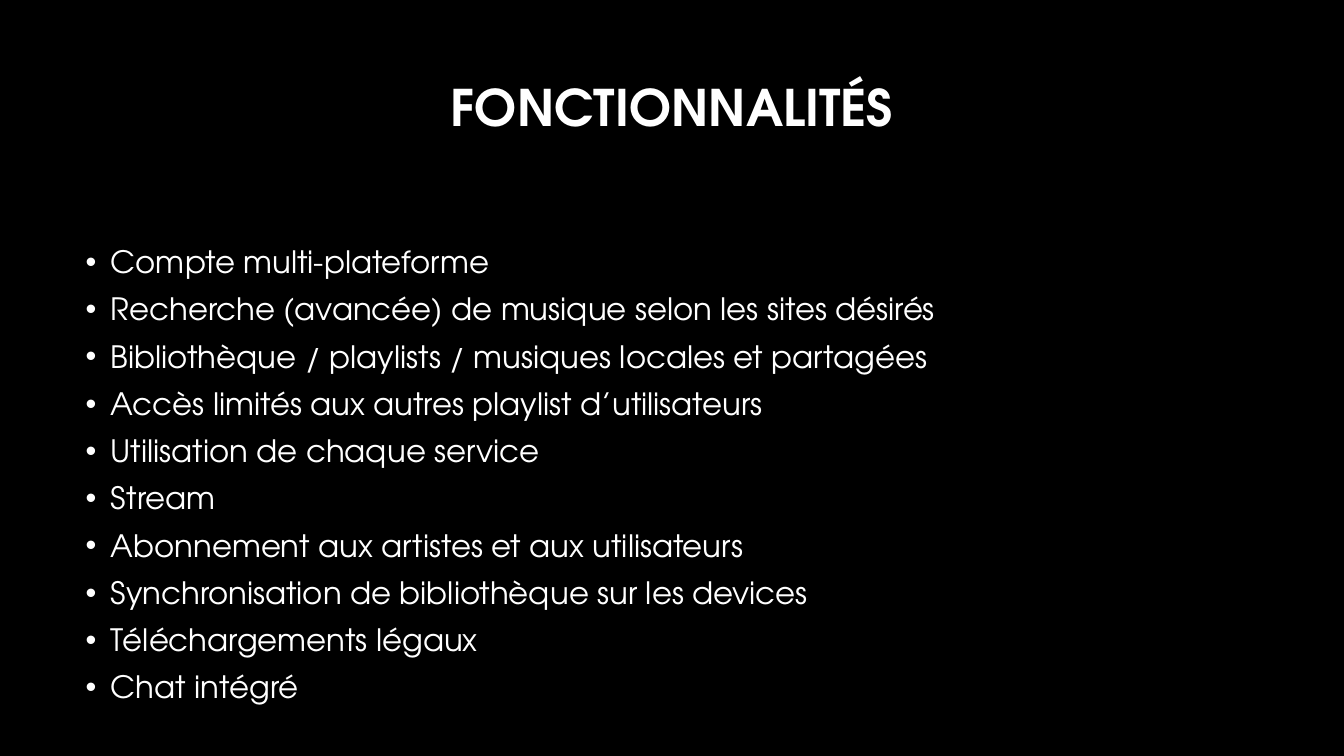
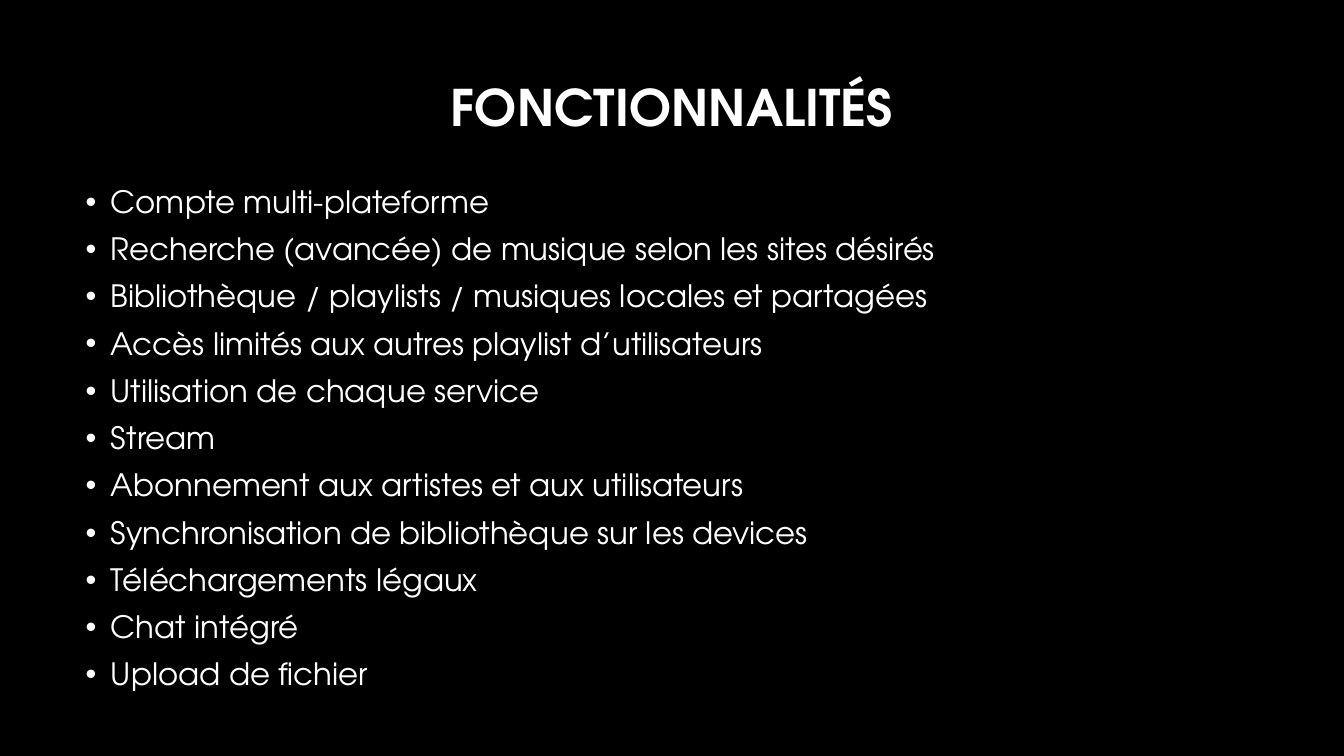
Before and after one commit to mistrale/everywhere, a slide deck: slide 3 of Presentation.odp. Drawn at 1344x756 pixels with LibreOffice and Linux fonts; fonts in the diff are those of the drawing; background and template pictures are left out. Boxes give left, top, right and bottom in pixels: in the first picture for what was removed or moved away, otherwise in the second. Text is boxed around its words. In the diff, an @@ line names an element or a change of style, - is before the commit and + after.

Commit message:
tata

```diff
--- a/Presentation.odp
+++ b/Presentation.odp
@@ text "Compte multi-plateforme": place and size @@
-text "Compte multi-plateforme" at (111,250,935,705)
+text "Compte multi-plateforme" at (111,190,935,691)
@@ text at (111,662,368,691): paragraph added @@
+• Upload de fichier
```
